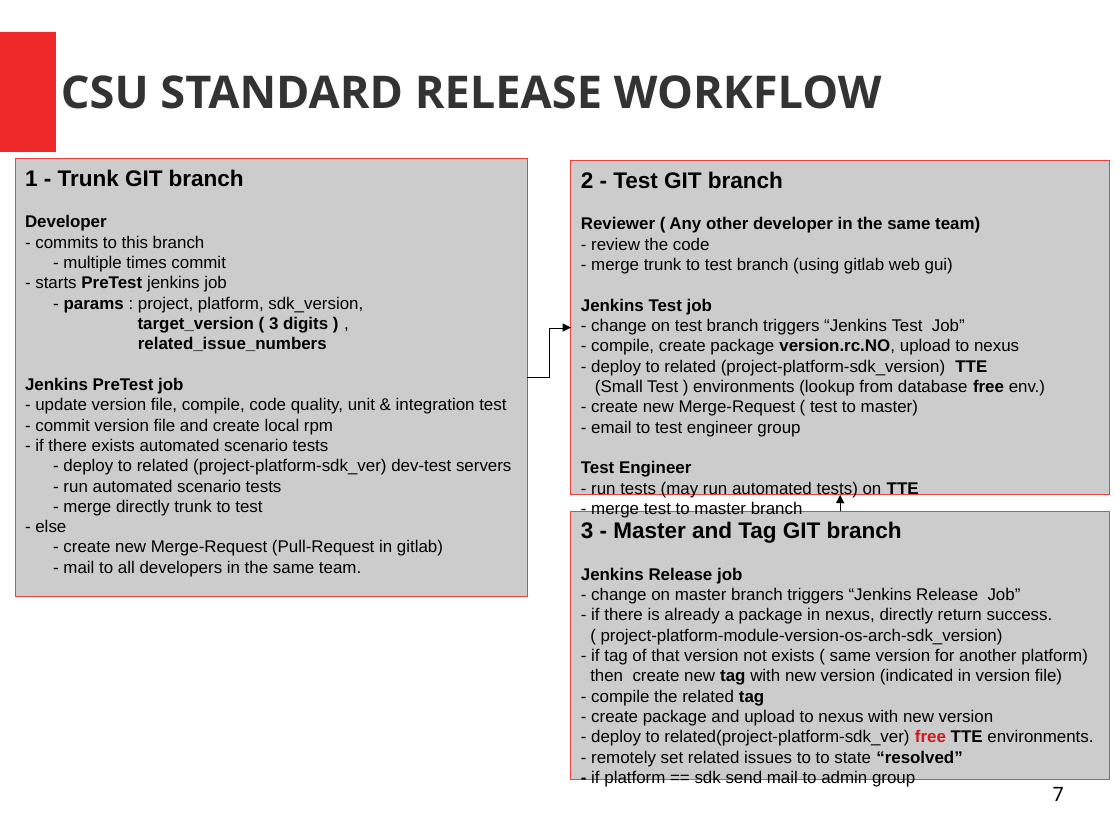
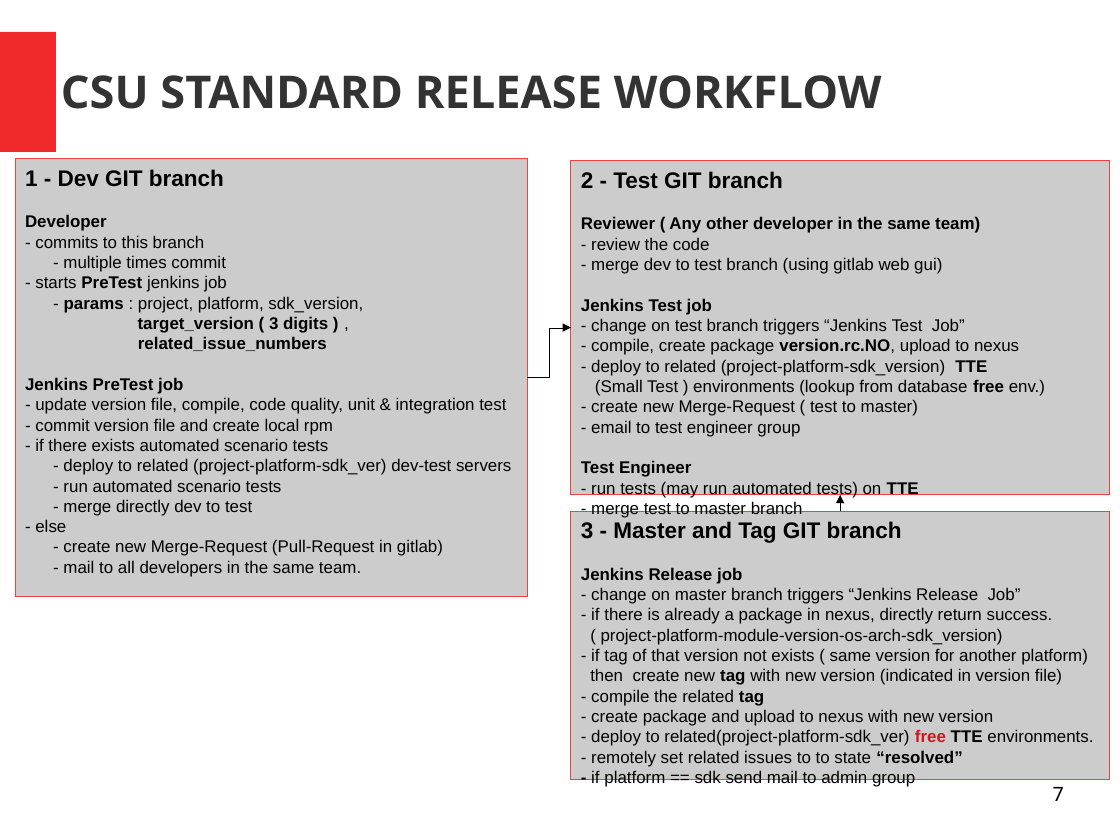
Before and after one commit to mehmetpekmezci/infra, a slide deck: slide 7 of ci-cd/doc/workflows/ci-cd-workflow.draft.odp. Drawn at 1120x840 pixels with LibreOffice and Linux fonts; fonts in the diff are those of the drawing. Boxes give left, top, right and bottom in pixels: in the first picture for what was removed or moved away, otherwise in the second. Text is boxed around its words. In the diff, an @@ line names an element or a change of style, - is before the commit and + after.

Commit message:
MP trunk - dev correction

```diff
--- a/ci-cd/doc/workflows/ci-cd-workflow.draft.odp
+++ b/ci-cd/doc/workflows/ci-cd-workflow.draft.odp
@@ text in rectangle at box(25, 169, 224, 186): text changed @@
-1 - Trunk GIT branch
+1 - Dev GIT branch
@@ text in rectangle at box(591, 257, 942, 274): text changed @@
-- merge trunk to test branch (using gitlab web gui)
+- merge dev to test branch (using gitlab web gui)
@@ text in rectangle at box(63, 499, 252, 516): text changed @@
-- merge directly trunk to test
+- merge directly dev to test
```
Also in this commit, not shown: 3 other slides changed, 4 other files.
